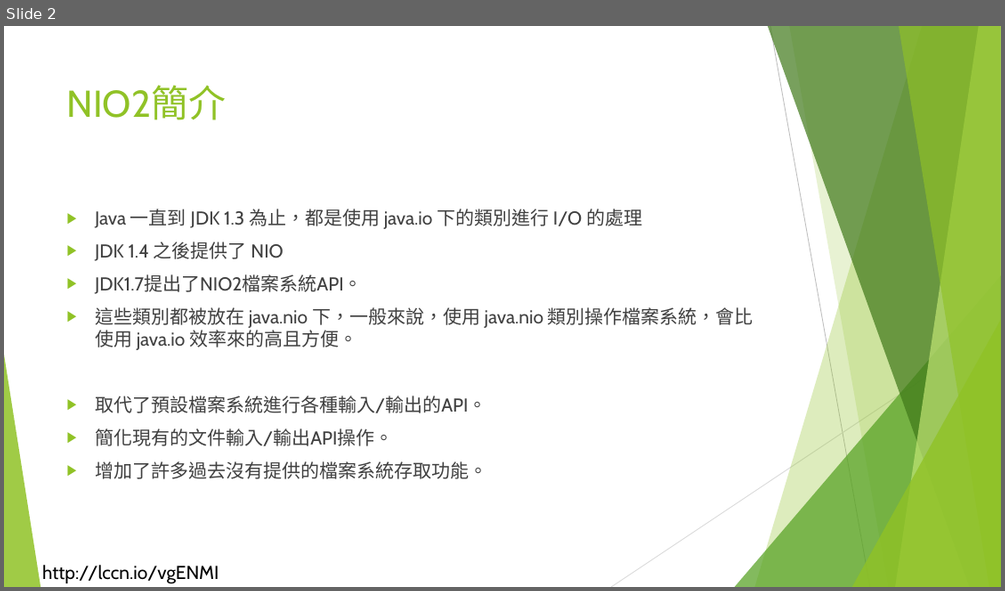
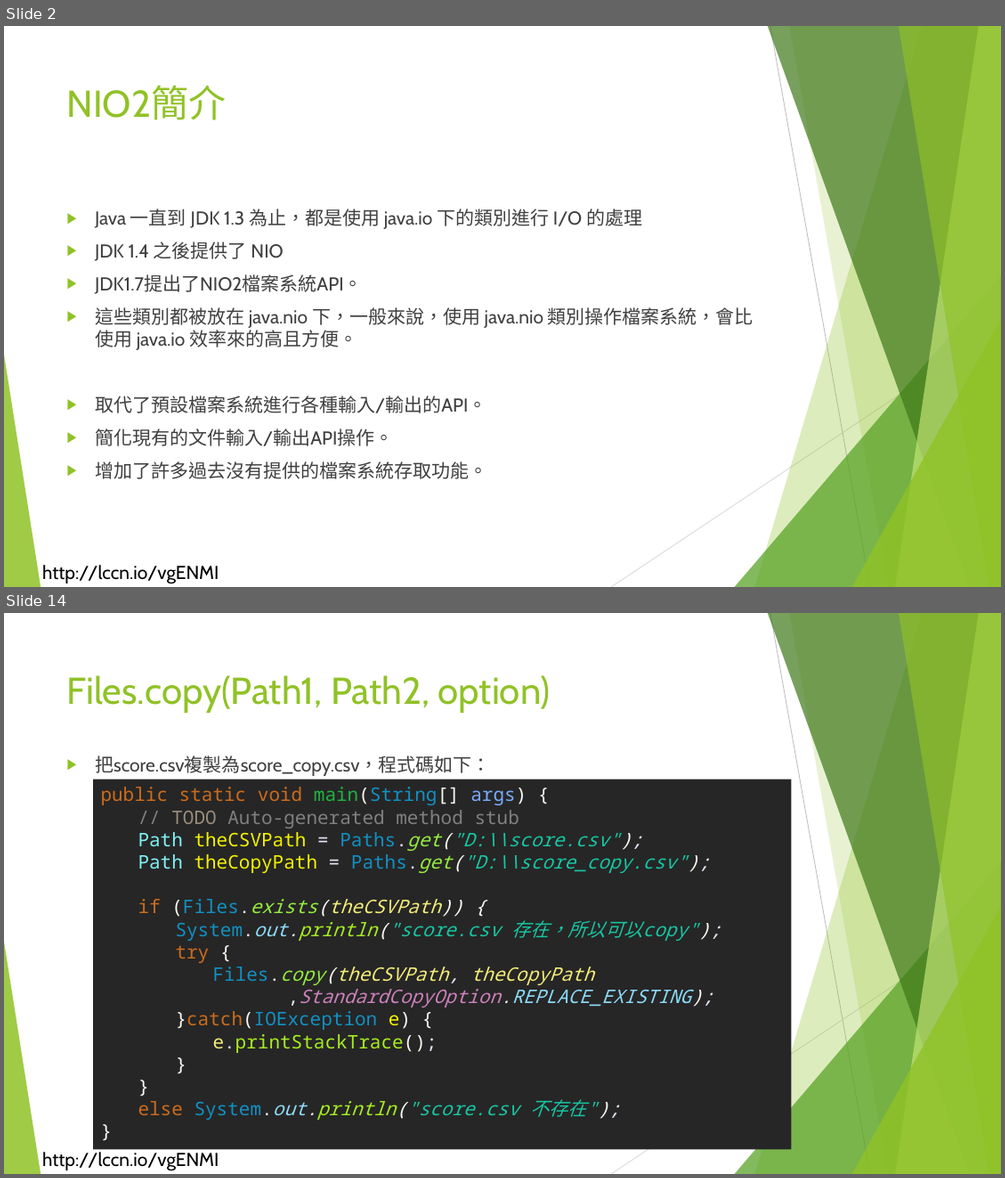
Before and after one commit to liulawsi/My_PPTs, a slide deck: LCC/Java/11_Nio2概要.pptx. Shown one above the other, each under a label of ours: slide 2 before the commit, slides 2 and 14 after it; the slides between them are not shown. The pictures are 1005x591 and 1005x1178 pixels, drawn with LibreOffice and Linux fonts; fonts in the diff are those of the drawing; background and template pictures are left out. Boxes give left, top, right and bottom in pixels: in the first picture for what was removed or moved away, otherwise in the second. Text is boxed around its words. In the diff, an @@ line names an element or a change of style, - is before the commit and + after.

```diff
--- a/LCC/Java/11_Nio2概要.pptx
+++ b/LCC/Java/11_Nio2概要.pptx
@@ slide 14 added at <box>4,613,1001,1174</box>, background #FFFFFF; not listed: 11 template elements that a slide beside it also shows @@
@@ title added at <box>67,675,550,713</box>, 36 pt, text #90C226 @@
+Files.copy(Path1, Path2, option)
@@ text added at <box>95,755,491,776</box>, 18 pt, text #404040 @@
+▶ 把score.csv複製為score_copy.csv，程式碼如下：
@@ rectangle added at <box>93,779,792,1149</box>, fill #262626, 18 pt, text #17C6A3, italic @@
+public static void main(String[] args) {
+// TODO Auto-generated method stub
+Path theCSVPath = Paths.get("D:\\score.csv");
+Path theCopyPath = Paths.get("D:\\score_copy.csv");
+if (Files.exists(theCSVPath)) {
+System.out.println("score.csv 存在，所以可以copy");
+try {
+Files.copy(theCSVPath, theCopyPath
+,StandardCopyOption.REPLACE_EXISTING);
+}catch(IOException e) {
+e.printStackTrace();
+}
+}
+else System.out.println("score.csv 不存在");
+}
```
Also in this commit, not shown: 2 slides changed, 15 other slides added, 2 slides removed, 2 other files.
